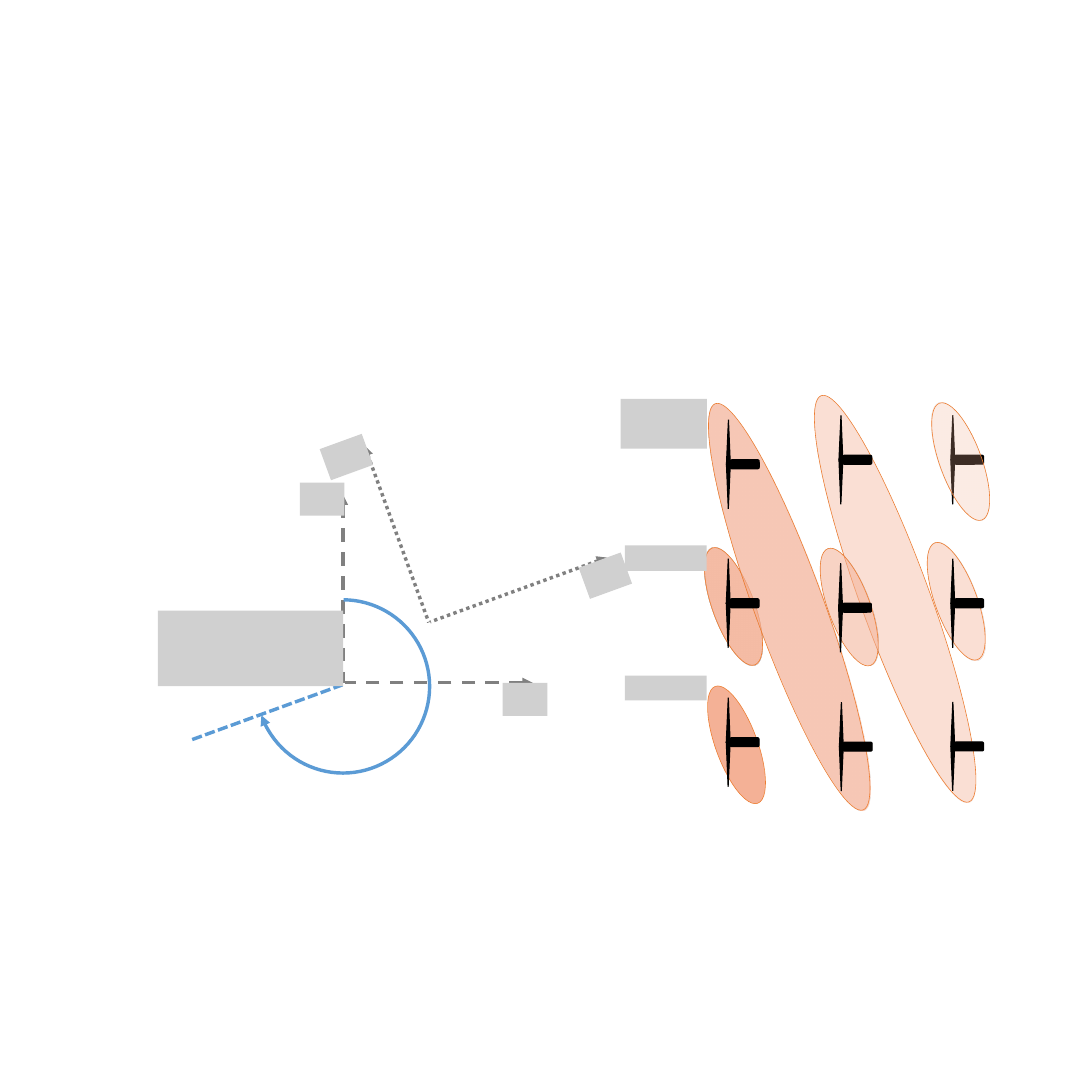
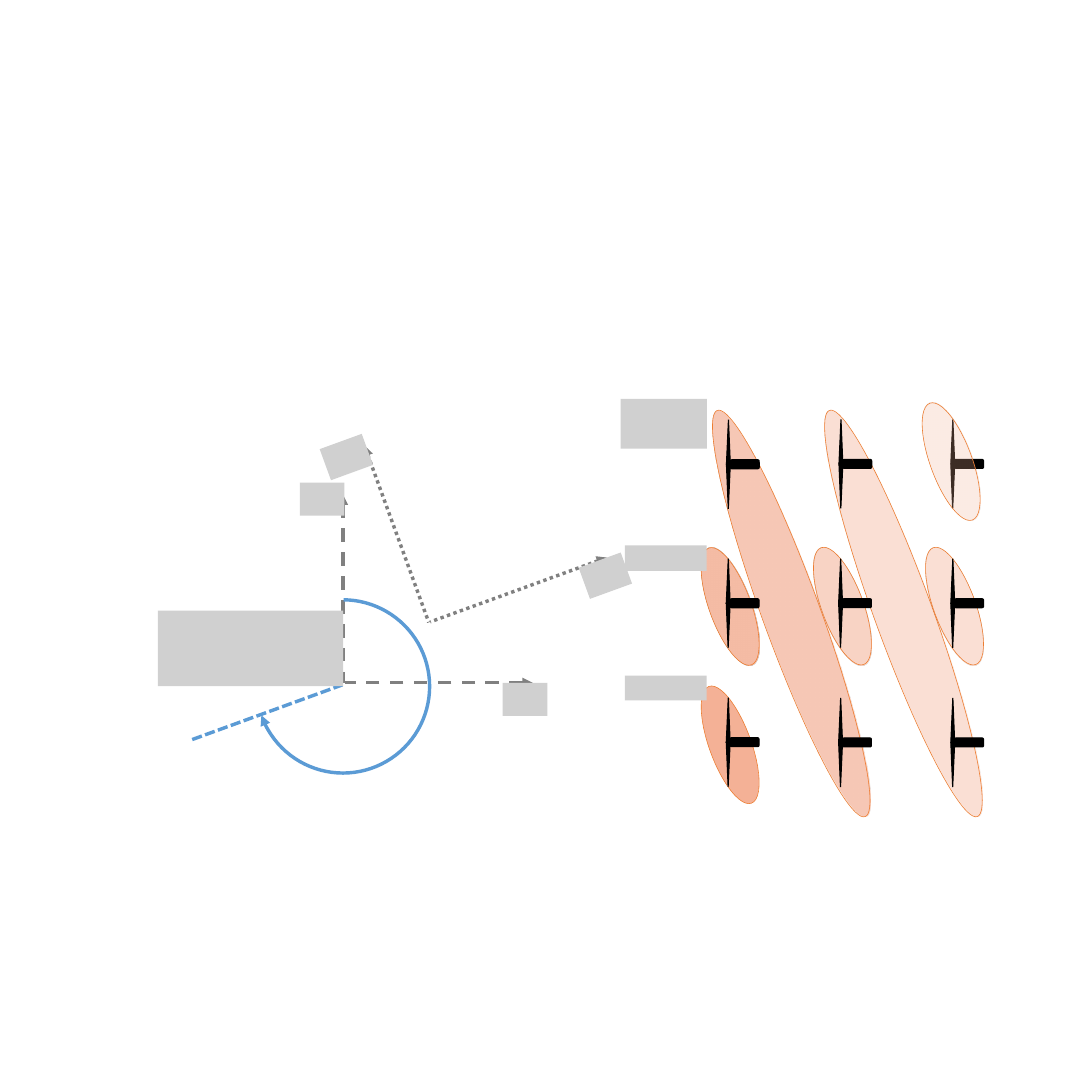
Before and after one commit to achenry/wind-hybrid-open-controller, a slide deck: slide 5 of examples/figures.pptx (slide 4 before the commit). Drawn at 1092x1092 pixels with LibreOffice and Linux fonts; fonts in the diff are those of the drawing; grey boxes stand for pictures. Boxes give left, top, right and bottom in pixels: in the first picture for what was removed or moved away, otherwise in the second. Text is boxed around its words. In the diff, an @@ line names an element or a change of style, - is before the commit and + after.

```diff
--- a/examples/figures.pptx
+++ b/examples/figures.pptx
@@ ellipse: place and size @@
-ellipse at [683, 392, 896, 822]
+ellipse at [690, 400, 893, 827]
@@ ellipse: place and size @@
-ellipse at [789, 384, 1002, 814]
+ellipse at [803, 400, 1005, 827]
@@ ellipse: place and size @@
-ellipse at [920, 396, 1001, 528]
+ellipse at [911, 396, 992, 528]
@@ 3 ellipses: place and size @@
-3 ellipses at [693, 541, 890, 810]
+3 ellipses at [689, 541, 883, 810]
@@ 4 triangles, 2 rounded rectangles, 1 ellipse: place and size @@
-4 triangles, 2 rounded rectangles, 1 ellipse at [839, 415, 997, 667]
+4 triangles, 2 rounded rectangles, 1 ellipse at [839, 419, 996, 672]
@@ 6 triangles, 3 rounded rectangles: place and size @@
-6 triangles, 3 rounded rectangles at [839, 564, 984, 791]
+6 triangles, 3 rounded rectangles at [839, 559, 984, 786]
```
Also in this commit, not shown: 1 slide added, 7 other files.
